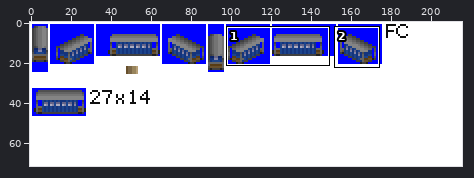
Sprite sheet -- gfx/fc.png. Above: a wide view before the commit, with the close-up outlined.
Close-up. As it was:
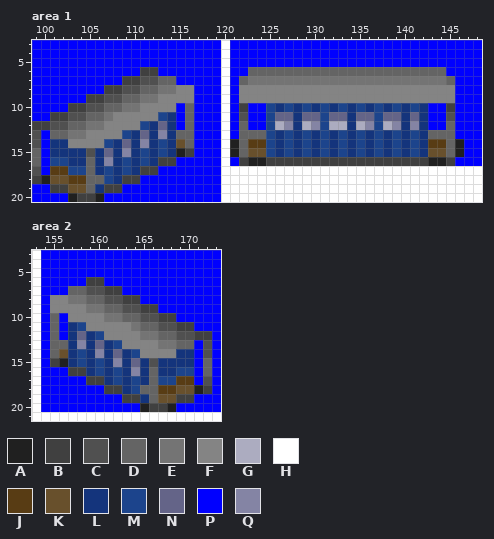
The file is 216x72 pixels. Colours within 5 levels of each other are drawn and written as one. Shown: area 1: x 99..148, y 3..20; area 2: x 153..173, y 3..21. The commit also changed other parts of the picture, which this record leaves out.
Palette (. is transparent): A #202020  B #404040  C #505050  D #646464  E #747474  F #848484  G #acacc0  H #ffffff  J #583c14  K #68502c  L #14347c  M #1c448c  N #646488  P #0000ff  Q #8484a4
After the commit:
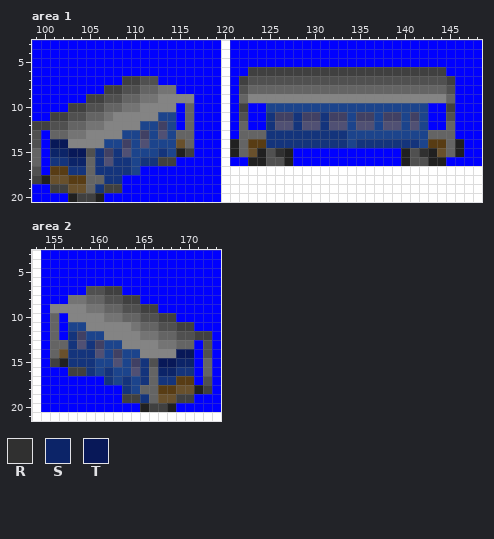
Colours new in this view: R #303030  S #0c2468  T #081858
Diff:
colour N: #646488 -> #404064
colour Q: #8484a4 -> #505074
Changed rows in their new state; - is a pixel that keeps its letter.
Area 1:
first column x 101:
 6 ----------PP----------BBBBBBBBBBBBBBBBBBBBBB-
 7 ------------PP-------BCCCCCCCCCCCCCCCCCCCCCCB
 8 --------------PP-----CDDDDDDDDDDDDDDDDDDDDDDC
 9 ---------------------D----------------------D
10 -------------------------M-M-M-M-M-M-M-M-M---
11 -------------M----------L-----L--M-----M-M---
12 -----------M-M----------LQ--Q-LQQMQ--Q-M-M---
13 ---------M-M-M----------L-L-L-L-LM-M-M-M-M---
14 TT-----M-M-M-M----------L-L-L-L-LML-L-L-LM---
15 SSTT-----M-MLM---------ACRAPPPPPPPPPPPPACRA--
16 LLSS----LML----------P--CCAPPPPPPPPPPPPACC--P
17 --LL--L-LMPP---------------------------------
18 ------L-PP-----------------------------------
Area 2:
first column x 155:
 6 ----PP----------
 7 --PP------------
 8 PP--------------
11 --M-------------
12 ----M-----------
13 ------M---------
14 ---L--M-M-----TT
15 ---L--M-M---TTSS
16 --------M---SSLL
17 ----PP------LL--
18 ------PP--------
